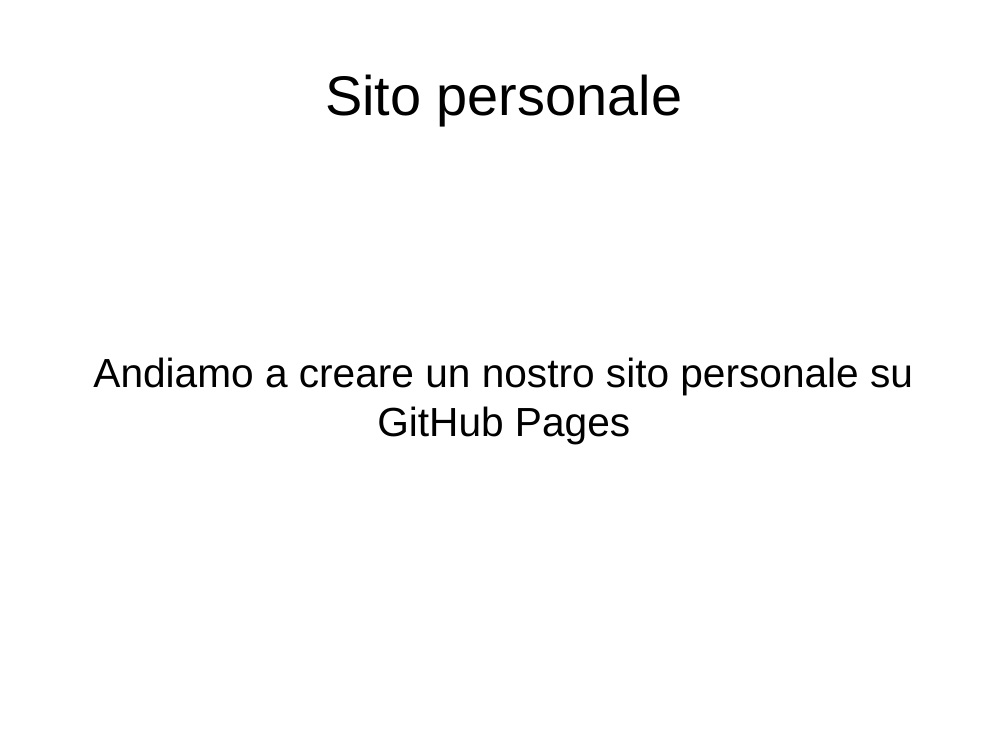
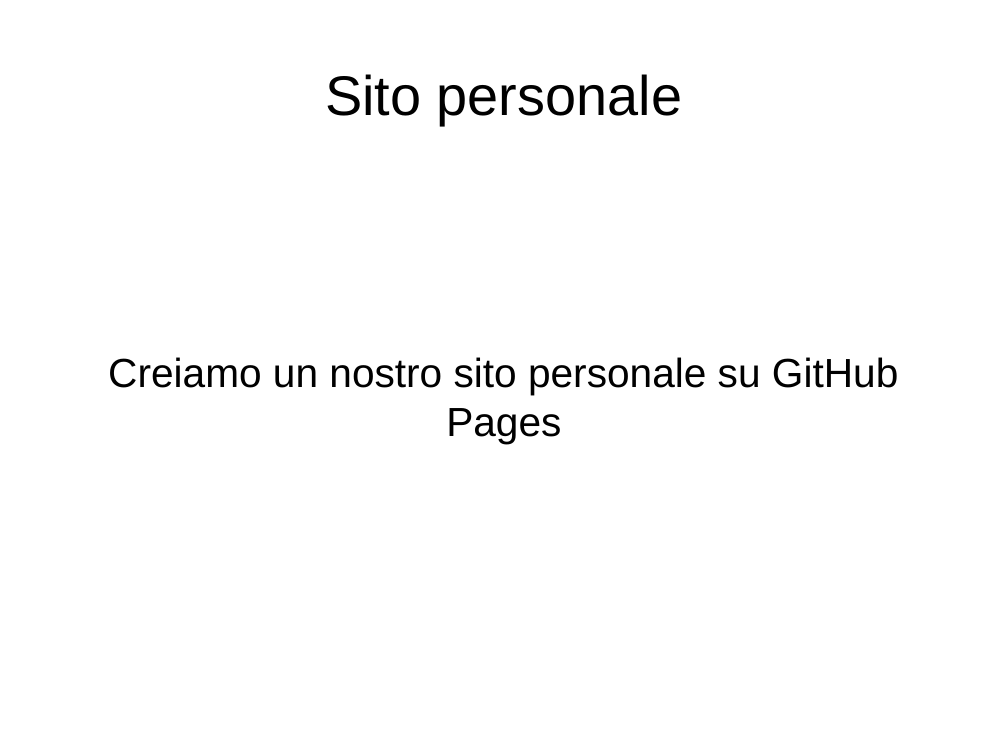
Before and after one commit to lucamariani/corso_diapositive, a slide deck: slide 1 of personal_page.odp. Drawn at 1008x756 pixels with LibreOffice and Linux fonts; fonts in the diff are those of the drawing. Boxes give left, top, right and bottom in pixels: in the first picture for what was removed or moved away, otherwise in the second. Text is boxed around its words. In the diff, an @@ line names an element or a change of style, - is before the commit and + after.

```diff
--- a/personal_page.odp
+++ b/personal_page.odp
@@ subtitle at <box>108,357,898,444</box>: text changed @@
-Andiamo a creare un nostro sito personale su GitHub Pages
+Creiamo un nostro sito personale su GitHub Pages
```
Also in this commit, not shown: 10 other slides changed.
